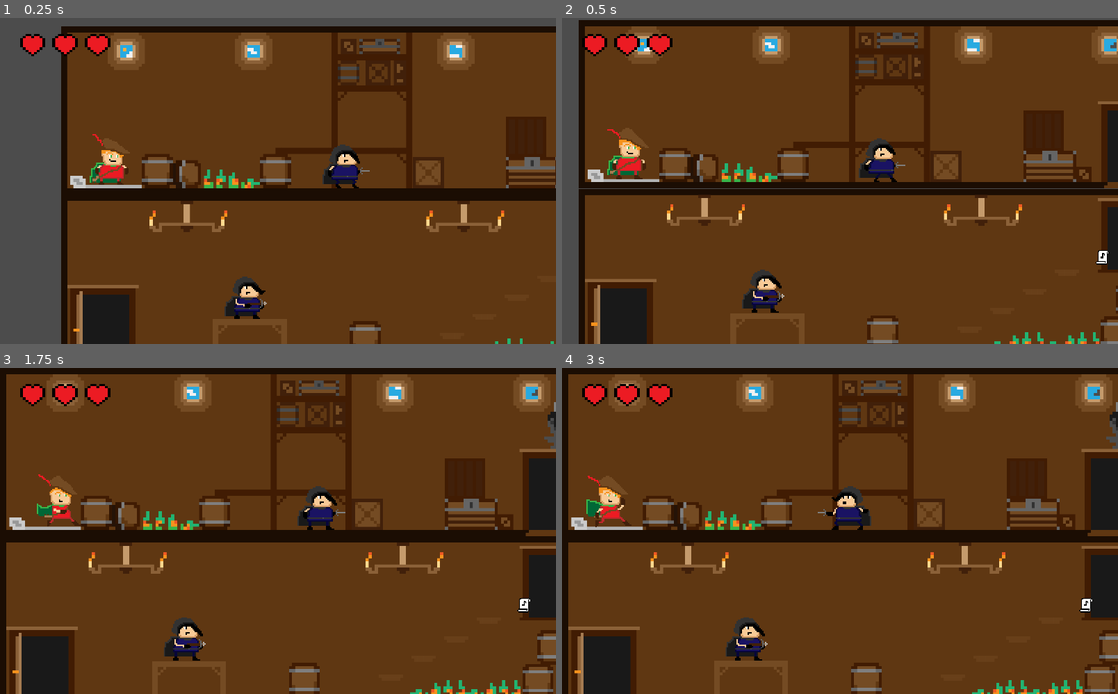
Above: before the commit, frames 1-4 (two rows, left to right).
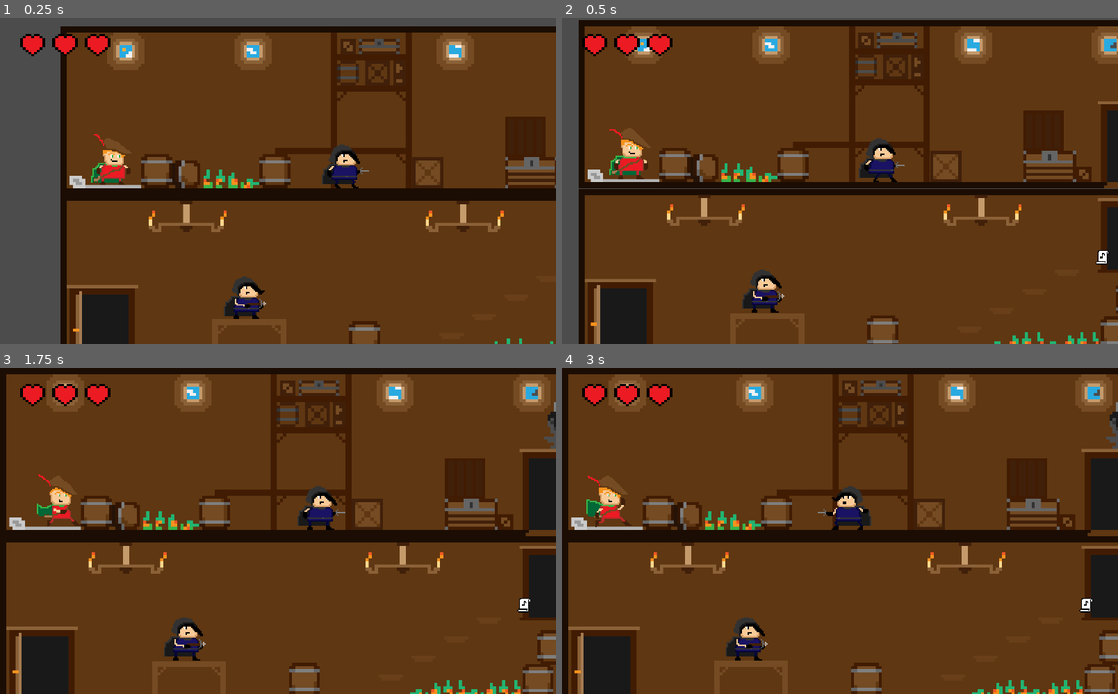
Above: after the commit, the same moments.

Repository: franciscapessanha/Lusitannia
Game: Godot game, scene res://Scenes/Tutorial.tscn
Two runs of this game, one before a commit and one after it. Both use one fixed random seed, a clock stepped at 60 frames per second and the inputs below. Sound files missing from this copy of the repository are replaced by a short silence.
Inputs:
- Up to frame 1 (0.25 s): no input
- Up to frame 2 (0.5 s): no input
- Up to frame 3 (1.75 s): hold Right (ui_right) from 0.53 s (still down); tap A (La) at 0.6, 1.55 s; tap Space (ui_select) at 0.77, 1.52 s; tap C (Do) at 1.35 s
- Up to frame 4 (3 s): release Right (ui_right) at 2.03 s; hold Left (ui_left) 2.03-2.78 s; tap F (Fa) at 2.1 s; tap A (La) at 2.3, 2.85 s; hold Right (ui_right) from 2.78 s (still down)

The runs differ from the first frame. In frame 1, 1.5% of the frame differs, in the area x 10-100%, y 2-100%; in frame 2, 0.6%; in frame 3, less than 0.1%; in frame 4, nothing differs.

Commit message:
Fix minor bugs

Diff:
--- a/Scenes/Bard.tscn
+++ b/Scenes/Bard.tscn
@@ -7,20 +7,20 @@
 [ext_resource path="res://Images/Aedo/Playing/playing-01.png" type="Texture" id=5]
 [ext_resource path="res://Images/Aedo/Playing/playing-02.png" type="Texture" id=6]
 [ext_resource path="res://Images/Aedo/Playing/playing-03.png" type="Texture" id=7]
-[ext_resource path="res://Images/Aedo/Run/run-01.png" type="Texture" id=8]
-[ext_resource path="res://Images/Aedo/Run/run-02.png" type="Texture" id=9]
-[ext_resource path="res://Images/Aedo/Run/run-03.png" type="Texture" id=10]
-[ext_resource path="res://Images/Aedo/Push/push-01.png" type="Texture" id=11]
-[ext_resource path="res://Images/Aedo/Push/push-02.png" type="Texture" id=12]
-[ext_resource path="res://Images/Aedo/Push/push-03.png" type="Texture" id=13]
-[ext_resource path="res://Images/Aedo/Pull/pull-01.png" type="Texture" id=14]
-[ext_resource path="res://Images/Aedo/Pull/pull-02.png" type="Texture" id=15]
-[ext_resource path="res://Images/Aedo/Pull/pull-03.png" type="Texture" id=16]
-[ext_resource path="res://Images/Aedo/Jump/jump-01.png" type="Texture" id=17]
-[ext_resource path="res://Images/Aedo/Jump/jump-02.png" type="Texture" id=18]
-[ext_resource path="res://Images/Aedo/Jump/jump-03.png" type="Texture" id=19]
-[ext_resource path="res://Images/Aedo/Crawl/crawl-01.png" type="Texture" id=20]
-[ext_resource path="res://Images/Aedo/Crawl/crawl-02.png" type="Texture" id=21]
+[ext_resource path="res://Images/Aedo/Crawl/crawl-01.png" type="Texture" id=8]
+[ext_resource path="res://Images/Aedo/Crawl/crawl-02.png" type="Texture" id=9]
+[ext_resource path="res://Images/Aedo/Jump/jump-01.png" type="Texture" id=10]
+[ext_resource path="res://Images/Aedo/Jump/jump-02.png" type="Texture" id=11]
+[ext_resource path="res://Images/Aedo/Jump/jump-03.png" type="Texture" id=12]
+[ext_resource path="res://Images/Aedo/Pull/pull-01.png" type="Texture" id=13]
+[ext_resource path="res://Images/Aedo/Pull/pull-02.png" type="Texture" id=14]
+[ext_resource path="res://Images/Aedo/Pull/pull-03.png" type="Texture" id=15]
+[ext_resource path="res://Images/Aedo/Push/push-01.png" type="Texture" id=16]
+[ext_resource path="res://Images/Aedo/Push/push-02.png" type="Texture" id=17]
+[ext_resource path="res://Images/Aedo/Push/push-03.png" type="Texture" id=18]
+[ext_resource path="res://Images/Aedo/Run/run-01.png" type="Texture" id=19]
+[ext_resource path="res://Images/Aedo/Run/run-02.png" type="Texture" id=20]
+[ext_resource path="res://Images/Aedo/Run/run-03.png" type="Texture" id=21]
 [ext_resource path="res://Images/Aedo/Die/die-01.png" type="Texture" id=22]
 [ext_resource path="res://Images/Aedo/Die/die-02.png" type="Texture" id=23]
 [ext_resource path="res://Images/Aedo/Die/die-03.png" type="Texture" id=24]
@@ -46,29 +46,29 @@
 "name": "play",
 "speed": 5.0
 }, {
-"frames": [ ExtResource( 8 ), ExtResource( 9 ), ExtResource( 10 ) ],
-"loop": true,
-"name": "run",
-"speed": 5.0
-}, {
-"frames": [ ExtResource( 11 ), ExtResource( 12 ), ExtResource( 13 ) ],
-"loop": true,
-"name": "push",
-"speed": 5.0
-}, {
-"frames": [ ExtResource( 14 ), ExtResource( 15 ), ExtResource( 16 ) ],
-"loop": true,
-"name": "pull",
-"speed": 5.0
-}, {
-"frames": [ ExtResource( 17 ), ExtResource( 18 ), ExtResource( 19 ), ExtResource( 18 ) ],
+"frames": [ ExtResource( 8 ), ExtResource( 9 ) ],
+"loop": true,
+"name": "crawl",
+"speed": 5.0
+}, {
+"frames": [ ExtResource( 10 ), ExtResource( 11 ), ExtResource( 12 ), ExtResource( 11 ) ],
 "loop": false,
 "name": "jump",
 "speed": 8.0
 }, {
-"frames": [ ExtResource( 20 ), ExtResource( 21 ) ],
-"loop": true,
-"name": "crawl",
+"frames": [ ExtResource( 13 ), ExtResource( 14 ), ExtResource( 15 ) ],
+"loop": true,
+"name": "pull",
+"speed": 5.0
+}, {
+"frames": [ ExtResource( 16 ), ExtResource( 17 ), ExtResource( 18 ) ],
+"loop": true,
+"name": "push",
+"speed": 5.0
+}, {
+"frames": [ ExtResource( 19 ), ExtResource( 20 ), ExtResource( 21 ) ],
+"loop": true,
+"name": "run",
 "speed": 5.0
 }, {
 "frames": [ ExtResource( 22 ), ExtResource( 23 ), ExtResource( 24 ), ExtResource( 25 ), ExtResource( 25 ), ExtResource( 25 ) ],
@@ -183,7 +183,14 @@
 one_shot = true
 autostart = false
 
-[node name="feet" type="Position2D" parent="." index="11"]
+[node name="collision_timer" type="Timer" parent="." index="11"]
+
+process_mode = 1
+wait_time = 2.0
+one_shot = true
+autostart = false
+
+[node name="feet" type="Position2D" parent="." index="12"]
 
 position = Vector2( -93.2015, 796.827 )
 scale = Vector2( 4.86646, 3.57728 )
@@ -191,7 +198,7 @@
 "_edit_lock_": true
 }
 
-[node name="pull_push" type="Node" parent="." index="12"]
+[node name="pull_push" type="Node" parent="." index="13"]
 
 [node name="pulling" type="AudioStreamPlayer2D" parent="pull_push" index="0"]
 
@@ -204,7 +211,7 @@
 bus = "Master"
 area_mask = 1
 
-[node name="jump" type="Node" parent="." index="13"]
+[node name="jump" type="Node" parent="." index="14"]
 
 [node name="jump_0" type="AudioStreamPlayer2D" parent="jump" index="0"]
 
@@ -250,7 +257,7 @@
 bus = "Master"
 area_mask = 1
 
-[node name="crawl" type="Node" parent="." index="14"]
+[node name="crawl" type="Node" parent="." index="15"]
 
 editor/display_folded = true
 
@@ -263,7 +270,7 @@
 mix_target = 0
 bus = "Master"
 
-[node name="steps" type="Node" parent="." index="15"]
+[node name="steps" type="Node" parent="." index="16"]
 
 editor/display_folded = true
 
@@ -284,6 +291,8 @@
 
 [connection signal="timeout" from="melody_timer" to="." method="_on_melody_timer_timeout"]
 
+[connection signal="timeout" from="collision_timer" to="." method="_on_collision_timer_timeout"]
+
 [connection signal="finished" from="pull_push/pulling" to="." method="_on_pulling_finished"]
 
 [connection signal="finished" from="crawl/crawl" to="." method="_on_crawl_finished"]
--- a/Scenes/Scene_one.tscn
+++ /dev/null
@@ -1,61 +0,0 @@
-[gd_scene load_steps=4 format=2]
-
-[ext_resource path="res://Scripts/Scene_one.gd" type="Script" id=1]
-[ext_resource path="res://Images/Tavern/Taverna_01.png" type="Texture" id=2]
-
-[sub_resource type="RectangleShape2D" id=4]
-
-custom_solver_bias = 0.0
-extents = Vector2( 2263.63, 10 )
-
-[node name="scene_one" type="StaticBody2D"]
-
-input_pickable = false
-collision_layer = 1
-collision_mask = 1
-constant_linear_velocity = Vector2( 0, 0 )
-constant_angular_velocity = 0.0
-friction = 1.0
-bounce = 0.0
-script = ExtResource( 1 )
-
-[node name="tavern_one" type="Sprite" parent="." index="0"]
-
-position = Vector2( 1066.67, 300.008 )
-scale = Vector2( 0.533329, 0.533329 )
-texture = ExtResource( 2 )
-_sections_unfolded = [ "Transform" ]
-
-[node name="barrils_one" type="CollisionPolygon2D" parent="." index="1"]
-
-position = Vector2( 939.855, 581.362 )
-scale = Vector2( 0.537145, 1.22878 )
-build_mode = 0
-polygon = PoolVector2Array( -1213.74, -12.4272, -1194.89, -12.4272, -1194.89, -5.10394, -1029.46, -5.10394, -1029.46, -12.4272, -987.579, -12.4272, -985.485, -4.18857, -843.087, -4.18857, -840.993, -11.5117, -822.146, -12.4272, -822.146, -76.5048, -836.805, -76.5048, -838.899, -83.828, -979.202, -83.828, -983.39, -77.4202, -1004.33, -76.5048, -1006.43, -93.8973, -1027.37, -94.8127, -1027.37, -102.136, -1194.89, -102.136, -1194.89, -95.7281, -1213.74, -95.7281 )
-
-[node name="barril_two" type="CollisionPolygon2D" parent="." index="2"]
-
-build_mode = 0
-polygon = PoolVector2Array( 709.452, 568.581, 709.701, 468.581, 719.698, 468.581, 719.698, 456.363, 809.708, 456.377, 809.708, 466.7, 821.322, 466.7, 823.042, 566.487, 810.569, 566.487, 808.556, 576.321, 718.587, 576.321, 718.587, 568.546 )
-
-[node name="initial_position" type="CollisionPolygon2D" parent="." index="3"]
-
-build_mode = 0
-polygon = PoolVector2Array( 33.5023, 534.175, 80.211, 534.175, 80.211, 545.107, 89.1552, 545.107, 89.1552, 566.971, 289.904, 566.971, 288.91, 578.896, 44.4341, 578.896, 43.4403, 567.965, 32.5085, 567.965 )
-
-[node name="boxes" type="CollisionPolygon2D" parent="." index="4"]
-
-build_mode = 0
-polygon = PoolVector2Array( 1589.6, 575.747, 1589.6, 323.034, 1732.57, 323.034, 1732.57, 466.003, 1732.57, 464.996, 1776.87, 464.996, 1777.87, 524.399, 1832.24, 524.399, 1832.24, 575.747 )
-
-[node name="floor_collision" type="CollisionShape2D" parent="." index="5"]
-
-position = Vector2( 1065.8, 587.877 )
-scale = Vector2( 0.470872, 1.21338 )
-shape = SubResource( 4 )
-
-[node name="door_one_0" type="Position2D" parent="." index="6"]
-
-position = Vector2( 1975.96, 519.197 )
-scale = Vector2( 2.30584, 1.50841 )
-_sections_unfolded = [ "Transform" ]
--- a/Scenes/Scene_three.tscn
+++ /dev/null
@@ -1,73 +0,0 @@
-[gd_scene load_steps=6 format=2]
-
-[ext_resource path="res://Images/Tavern/Taverna_03.png" type="Texture" id=1]
-[ext_resource path="res://Sound/Desafio_Ritmico_2/motivo.wav" type="AudioStream" id=2]
-[ext_resource path="res://Sound/Composição FInal/composiçãoFinal.wav" type="AudioStream" id=3]
-
-[sub_resource type="RectangleShape2D" id=1]
-
-custom_solver_bias = 0.0
-extents = Vector2( 846.689, 12.0176 )
-
-[sub_resource type="RectangleShape2D" id=2]
-
-custom_solver_bias = 0.0
-extents = Vector2( 132.926, 10 )
-
-[node name="scene_three" type="StaticBody2D"]
-
-position = Vector2( -60.0423, 732.026 )
-input_pickable = false
-collision_layer = 1
-collision_mask = 1
-constant_linear_velocity = Vector2( 0, 0 )
-constant_angular_velocity = 0.0
-friction = 1.0
-bounce = 0.0
-_sections_unfolded = [ "Transform" ]
-
-[node name="tavern_three" type="Sprite" parent="." index="0"]
-
-position = Vector2( 1129.83, 766.632 )
-scale = Vector2( 0.533329, 0.533329 )
-texture = ExtResource( 1 )
-_sections_unfolded = [ "Transform" ]
-
-[node name="door_two_1" type="Position2D" parent="." index="1"]
-
-position = Vector2( 211.357, 705.898 )
-scale = Vector2( 2.71454, 2.52404 )
-
-[node name="floor" type="CollisionShape2D" parent="." index="2"]
-
-position = Vector2( 1131.15, 1055.97 )
-scale = Vector2( 1.26366, 1 )
-shape = SubResource( 1 )
-
-[node name="floor_door" type="CollisionShape2D" parent="." index="3"]
-
-position = Vector2( 215.732, 781.253 )
-shape = SubResource( 2 )
-_sections_unfolded = [ "Transform" ]
-
-[node name="ritmo_1" type="AudioStreamPlayer2D" parent="." index="4"]
-
-stream = ExtResource( 2 )
-volume_db = 0.0
-pitch_scale = 1.0
-autoplay = false
-max_distance = 2000.0
-attenuation = 1.0
-bus = "Master"
-area_mask = 1
-
-[node name="composição final" type="AudioStreamPlayer2D" parent="." index="5"]
-
-stream = ExtResource( 3 )
-volume_db = 0.0
-pitch_scale = 1.0
-autoplay = false
-max_distance = 2000.0
-attenuation = 1.0
-bus = "Master"
-area_mask = 1
--- a/Scenes/Scene_two.tscn
+++ /dev/null
@@ -1,55 +0,0 @@
-[gd_scene load_steps=5 format=2]
-
-[ext_resource path="res://Scripts/Scene_two.gd" type="Script" id=1]
-[ext_resource path="res://Images/Tavern/Taverna_02.png" type="Texture" id=2]
-
-[sub_resource type="RectangleShape2D" id=1]
-
-custom_solver_bias = 0.0
-extents = Vector2( 123.533, 9.85602 )
-
-[sub_resource type="RectangleShape2D" id=2]
-
-custom_solver_bias = 0.0
-extents = Vector2( 1502.37, 10 )
-
-[node name="scene_two" type="StaticBody2D"]
-
-input_pickable = false
-collision_layer = 1
-collision_mask = 1
-constant_linear_velocity = Vector2( 0, 0 )
-constant_angular_velocity = 0.0
-friction = 1.0
-bounce = 0.0
-script = ExtResource( 1 )
-
-[node name="tavern_two" type="Sprite" parent="." index="0"]
-
-position = Vector2( 1066.58, 899.922 )
-scale = Vector2( 0.533329, 0.533329 )
-texture = ExtResource( 2 )
-_sections_unfolded = [ "Transform" ]
-
-[node name="door_one_1" type="Position2D" parent="." index="1"]
-
-position = Vector2( 1984.25, 829.513 )
-scale = Vector2( 1.70802, 1.04196 )
-_sections_unfolded = [ "Transform" ]
-
-[node name="door" type="CollisionShape2D" parent="." index="2"]
-
-position = Vector2( 1978.46, 896.805 )
-scale = Vector2( 1.06782, 1 )
-shape = SubResource( 1 )
-
-[node name="floor" type="CollisionShape2D" parent="." index="3"]
-
-position = Vector2( 1063.34, 1187.91 )
-scale = Vector2( 0.705505, 1.10684 )
-shape = SubResource( 2 )
-
-[node name="door_two_0" type="Position2D" parent="." index="4"]
-
-position = Vector2( 153.989, 1117.6 )
-scale = Vector2( 1.55435, 1.14123 )
--- a/Scenes/Tutorial.tscn
+++ b/Scenes/Tutorial.tscn
@@ -16,8 +16,6 @@
 [node name="World" type="Node2D" index="0"]
 
 [node name="sounds" type="Node" parent="." index="0"]
-
-editor/display_folded = true
 
 [node name="background" type="AudioStreamPlayer2D" parent="sounds" index="0"]
 
@@ -114,6 +112,8 @@
 
 [node name="third_floor" parent="." index="3" instance=ExtResource( 10 )]
 
+position = Vector2( 1, 0 )
+
 [node name="UI" parent="." index="4" instance=ExtResource( 11 )]
 
 [node name="checkpoints" type="Node" parent="." index="5"]
@@ -134,7 +134,7 @@
 
 [node name="Bard" parent="." index="6" instance=ExtResource( 12 )]
 
-position = Vector2( 196.779, 487.579 )
+position = Vector2( 204.567, 486.965 )
 scale = Vector2( 0.11527, 0.11527 )
 
 [node name="Camera2D" type="Camera2D" parent="Bard" index="9"]
--- a/Scenes/UI.tscn
+++ b/Scenes/UI.tscn
@@ -18,7 +18,20 @@
 "speed": 5.0
 } ]
 
-[node name="UI" type="CanvasLayer" index="0"]
+[sub_resource type="DynamicFontData" id=2]
+
+hinting = 2
+font_path = "res://Fonts/cyrillic_pixel-7.ttf"
+
+[sub_resource type="DynamicFont" id=3]
+
+size = 90
+use_mipmaps = false
+use_filter = false
+font_data = SubResource( 2 )
+_sections_unfolded = [ "Font", "Settings" ]
+
+[node name="UI" type="CanvasLayer"]
 
 pause_mode = 2
 layer = 1
@@ -69,3 +82,27 @@
 size_flags_vertical = 1
 color = Color( 1, 1, 1, 1 )
 _sections_unfolded = [ "Material", "Visibility" ]
+
+[node name="game_over" type="Label" parent="." index="4"]
+
+visible = false
+anchor_left = 0.0
+anchor_top = 0.5
+anchor_right = 1.0
+anchor_bottom = 0.5
+margin_top = -45.5
+margin_bottom = 45.5
+rect_pivot_offset = Vector2( 0, 0 )
+rect_clip_content = false
+mouse_filter = 2
+mouse_default_cursor_shape = 0
+size_flags_horizontal = 1
+size_flags_vertical = 4
+custom_fonts/font = SubResource( 3 )
+text = "Game Over"
+align = 1
+valign = 1
+percent_visible = 1.0
+lines_skipped = 0
+max_lines_visible = -1
+_sections_unfolded = [ "custom_fonts" ]
--- a/Scenes/third_floor.tscn
+++ b/Scenes/third_floor.tscn
@@ -25,6 +25,7 @@
 [ext_resource path="res://Scenes/Fight.tscn" type="PackedScene" id=23]
 [ext_resource path="res://Sound/Pancada.wav" type="AudioStream" id=24]
 [ext_resource path="res://Sound/Break_glass/break_glasse_1.wav" type="AudioStream" id=25]
+[ext_resource path="res://Sound/cheers.wav" type="AudioStream" id=26]
 
 [sub_resource type="SpriteFrames" id=1]
 
@@ -622,4 +623,17 @@
 bus = "Master"
 area_mask = 1
 
+[node name="cheers" type="AudioStreamPlayer2D" parent="sounds" index="2"]
+
+stream = ExtResource( 26 )
+volume_db = 0.0
+pitch_scale = 1.0
+autoplay = false
+max_distance = 2000.0
+attenuation = 1.0
+bus = "Master"
+area_mask = 1
+
 [connection signal="timeout" from="rhythm_timer" to="sheet_1" method="_on_rhythm_timer_timeout"]
+
+[connection signal="finished" from="sounds/fight_sound" to="." method="_on_fight_sound_finished"]
--- a/Scripts/Bard.gd
+++ b/Scripts/Bard.gd
@@ -31,6 +31,7 @@
 onready var action_shape = idle
 onready var first_step
 
+
 #Motion parameters
 var velocity = Vector2(0,0)
 var run_speed = 200
@@ -63,10 +64,15 @@
 get_parent().get_node("checkpoints/second").global_position,
 get_parent().get_node("checkpoints/third").global_position]
 onready var start = 0
+
 #Enemy with arrow - position control
 onready var shooting = get_parent().get_node("second_floor/start_shooting").global_position
 onready var arrow_shooting = false
 onready var alive = true
+
+#Kill enemy
+onready var collision_timer = get_node("collision_timer")
+var check_collision = true
 """
 Ready Function
 ===================================================================
@@ -75,6 +81,8 @@
 	animations.play(action)
 	handle_collision_shapes(action_shape)
 	set_physics_process(true)
+	get_parent().get_node("sounds/background").play()
+
 	pass
 
 """
@@ -126,7 +134,7 @@
 				action_shape = idle
 				crawl_sounds.stop()
 				crawl_sound_on = false
-			else:
+			elif !pulling:
 				action = "jump"
 				action_shape = jump
 				jump_timer.start()
@@ -235,8 +243,10 @@
 			type = "object"
 			lost_life(type, [])
 			stop_all_sounds()
-		if collision.collider.has_method("collision_with_enemy"):
+		if collision.collider.has_method("collision_with_enemy") and check_collision:
 			collision.collider.collision_with_enemy(feet.global_position)
+			check_collision = false
+			collision_timer.start()
 
 	#When pushing/pulling a object
 	if pulling:
@@ -307,7 +317,7 @@
 ===================================================================
 """
 func lost_life(type, enemy_actions):
-	if alive:
+	if alive and check_collision:
 		get_parent().get_node("sounds/lost_life").play()
 		alive = false
 		get_parent().get_node("UI").take_life()
@@ -318,9 +328,11 @@
 		for i in range(len(actions)):
 			actions[i].disabled = true
 		if type == "object":
-			deadly_object.get_node("collision").disabled = true
+			#deadly_object.get_node("collision").disabled = true
+			pass
 		if type == "mug":
 			pass
+
 
 """
 Change checkpoint
@@ -356,14 +368,23 @@
 		global_position = checkpoints[start]
 		animations.modulate = Color(1,1,1,1)
 		alive = true
+		if start == 0:
+			get_parent().get_node("first_floor/enemy").reset_enemy()
+			get_parent().get_node("sounds/background").play()
 		if start == 1:
 			get_parent().get_node("second_floor/sheet_0").reset_rhythm()
 			get_parent().get_node("second_floor/enemy_arrow").stop_shooting()
+			get_parent().get_node("sounds/background").play()
 			jumping_steps = false
 
 		if start == 2:
 			get_parent().get_node("third_floor/sheet_1").reset_rhythm()
 			get_parent().get_node("third_floor/sheet_2").reset_melody()
+			get_parent().get_node("third_floor/sounds/fight_sound").play()
+			get_parent().get_node("sounds/background").play()
+			get_parent().get_node("sounds/0_rhythm").play()
+			get_parent().get_node("second_floor/enemy_arrow").stop_shooting()
+
 			jumping_steps = false
 		arrow_shooting = false
 # Jump timer
@@ -433,3 +454,8 @@
 func _on_pulling_finished():
 	if action == "pull" or action == "push":
 		pulling_sounds.play()
+
+# Collision Timer
+#===================================================================
+func _on_collision_timer_timeout():
+	check_collision = true
--- a/Scripts/First_floor/enemy.gd
+++ b/Scripts/First_floor/enemy.gd
@@ -8,6 +8,7 @@
 onready var initial_position = get_node("initial_position").global_position
 onready var final_position = get_node("final_position").global_position
 onready var target_position = final_position
+var collided = false
 
 # Movement variables
 var run_speed = 350
@@ -32,6 +33,24 @@
 var killed = false
 onready var head = get_node("head").global_position
 var death_frame = 0
+
+"""
+Reset enemy
+===================================================================
+"""
+func reset_enemy():
+	global_position = initial_position
+	target_position = final_position
+	action = "walk"
+	action_shape = walk
+	var walking = true
+	var i = 0
+	killed = false
+	collided = false
+	handle_collision_shapes(action_shape)
+	set_physics_process(true)
+
+
 """
 Handle collision shapes
 ===================================================================
@@ -62,8 +81,11 @@
 		if abs(position.y - head.y) < 20:
 			if abs(position.x - head.x) < 100:
 				enemy_killed()
-		else:
+				killed = true
+		elif !collided:
 			get_parent().get_parent().get_node("Bard").lost_life("enemy", actions)
+			print("morreu no collision with enemy")
+			collided = true
 
 """
 Attack
@@ -85,7 +107,9 @@
 """
 func _physics_process(delta):
 	var collision = move_and_collide(direction * delta)
-	if collision and collision.collider.has_method("lost_life"):
+	if collision and collision.collider.has_method("lost_life") and !collided:
+		collided = true
+		print("morreu da colisão feita pelo inimigo")
 		get_parent().get_parent().get_node("Bard").lost_life("enemy", actions)
 	if walking and !killed:
 		direction.x = (target_position.x - global_position.x)
--- a/Scripts/Third_floor/Mug.gd
+++ b/Scripts/Third_floor/Mug.gd
@@ -21,10 +21,11 @@
 
 func _physics_process(delta):
 	direction = (final - global_position)
-	velocity = move_and_slide(0.3*Vector2(direction.x * 0.05, direction.y))
+	velocity = move_and_slide(0.2*Vector2(direction.x * 0.05, direction.y))
 	var collision = move_and_collide(velocity)
 	if collision and collision.collider.has_method("lost_life"):
 		bard = collision.collider
+		get_node("Label").set_text("")
 		animations.play("break")
 		break_sound.play()
 		break_ = true
--- a/Scripts/Third_floor/Sheet_1.gd
+++ b/Scripts/Third_floor/Sheet_1.gd
@@ -59,14 +59,19 @@
 	sprite.hide()
 	set_process(true)
 	get_parent().get_parent().get_node("Bard").collect_right()
+	get_parent().get_node("sounds/fight_sound").stop()
 
 """
 Reset rhythm sheet
 ===================================================================
 """
 func reset_rhythm():
+	set_process(false)
 	collision.disabled = false
 	sprite.show()
+	mode = "show"
+	i = 0
+	time_elapsed = []
 
 
 """
--- a/Scripts/Third_floor/Sheet_2.gd
+++ b/Scripts/Third_floor/Sheet_2.gd
@@ -29,6 +29,7 @@
 	sprite.hide()
 	generate_next_mug()
 	get_parent().get_parent().get_node("Bard").collect_right()
+	get_parent().get_node("sounds/fight_sound").stop()
 
 """
 Reset rhythm sheet
@@ -37,6 +38,14 @@
 func reset_melody():
 	collision.disabled = false
 	sprite.show()
+	collision.disabled = false
+	sprite.show()
+	i = -1
+	wrong = false
+	new_mug =  []
+	alive = true
+	read_input = true
+	set_process(false)
 
 func _ready():
 	set_process(false)
@@ -49,6 +58,7 @@
 func generate_next_mug():
 	i += 1
 	set_process(true)
+	print("i", i)
 	if alive:
 		if i < len(sequency):
 			print("criou nova caneca pelo mug_mov")
@@ -58,6 +68,7 @@
 		else:
 			if !wrong:
 				get_parent().get_node("fight").change_animation("cheers")
+				get_parent().get_node("sounds/cheers").play()
 				get_parent().get_node("barman").change_animation("happy")
 				get_parent().get_node("fight/fight_collision").disabled = true
 				get_parent().get_parent().get_node("Bard").change_mode("exploring")
@@ -167,3 +178,6 @@
 func bard_died():
 	print("entrou no bard_died")
 	alive = false
+
+func _on_fight_sound_finished():
+	pass # replace with function body
--- a/Scripts/Third_floor/third_floor.gd
+++ b/Scripts/Third_floor/third_floor.gd
@@ -5,3 +5,6 @@
 func _process(delta):
 	if bard.global_position.x > 2200:
 		get_tree().change_scene("res://Scenes/Final.tscn")
+
+func _on_fight_sound_finished():
+	get_node("sounds/fight_sound").play()
--- a/Scripts/UI.gd
+++ b/Scripts/UI.gd
@@ -29,3 +29,5 @@
 	elif lifes == -1:
 		over = true
 		transparent_background.show()
+		get_node("game_over").show()
+		get_tree().paused = true
Not shown, removed: Scenes/321139__jsbarrett__breaking-glass.wav.import
Not shown: 1 places in Scenes/UI.tscn that only renumber resources
Not shown: 1 places in Scenes/third_floor.tscn that only renumber resources
Not shown, added: Sound/cheers.wav.import
Not shown, removed: Scenes/321139__jsbarrett__breaking-glass.wav
Not shown, added: Sound/cheers.wav
